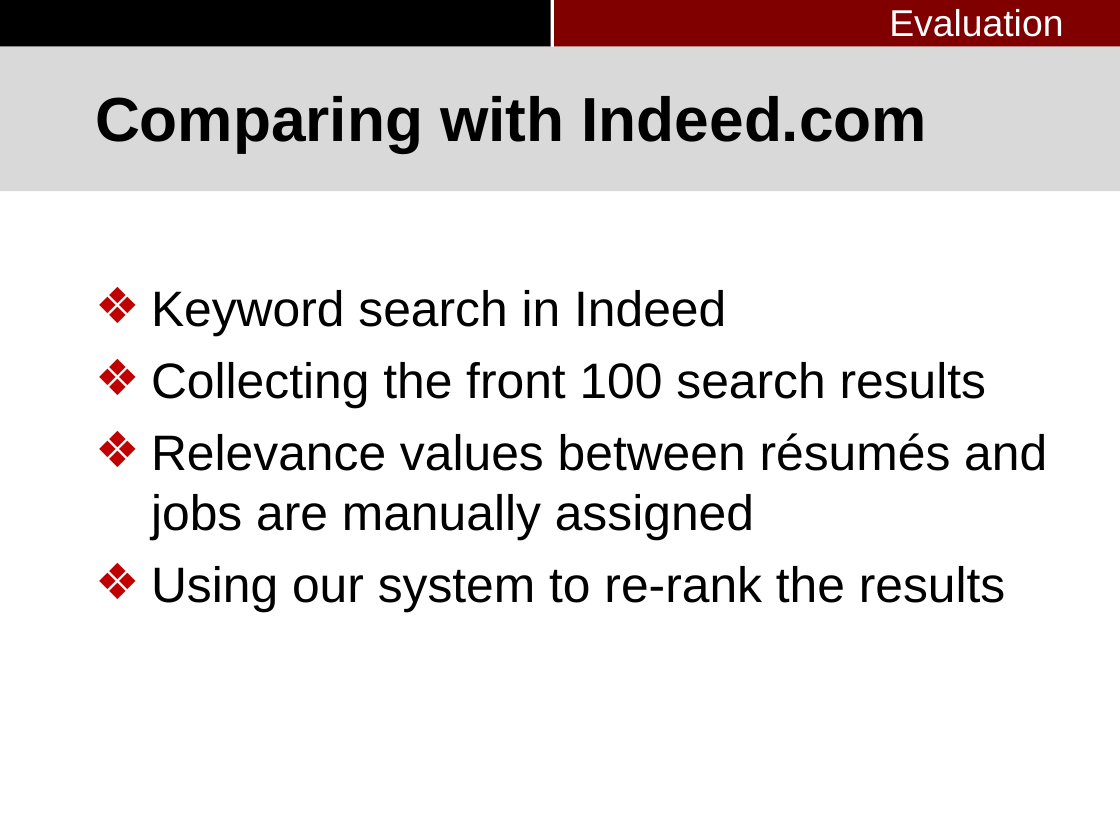
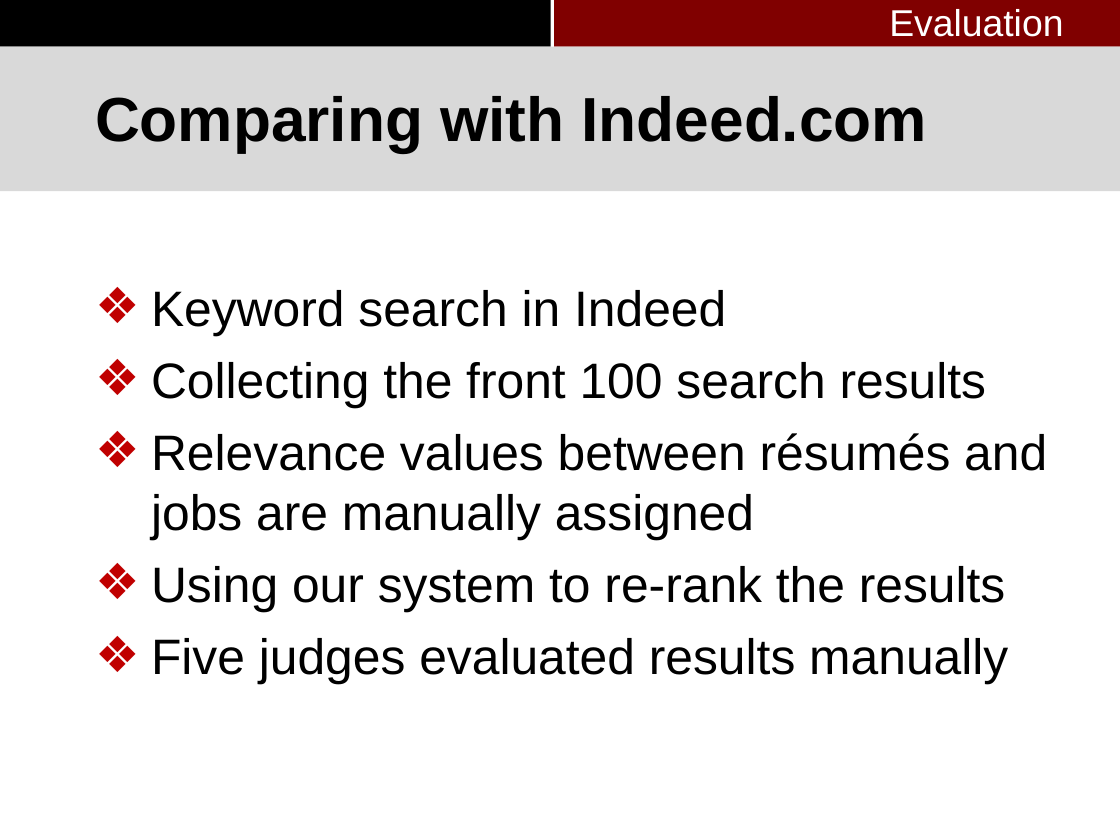
Before and after one commit to pkushiqiang/thesis, a slide deck: slide 76 of media/Master's thesis-3.pptx. Drawn at 1120x840 pixels with LibreOffice and Linux fonts; fonts in the diff are those of the drawing; background and template pictures are left out. Boxes give left, top, right and bottom in pixels: in the first picture for what was removed or moved away, otherwise in the second. Text is boxed around its words. In the diff, an @@ line names an element or a change of style, - is before the commit and + after.

```diff
--- a/media/Master's thesis-3.pptx
+++ b/media/Master's thesis-3.pptx
@@ text at [151,638,1008,685]: paragraph added @@
+❖ Five judges evaluated results manually
```
Also in this commit, not shown: 4 other slides changed.
